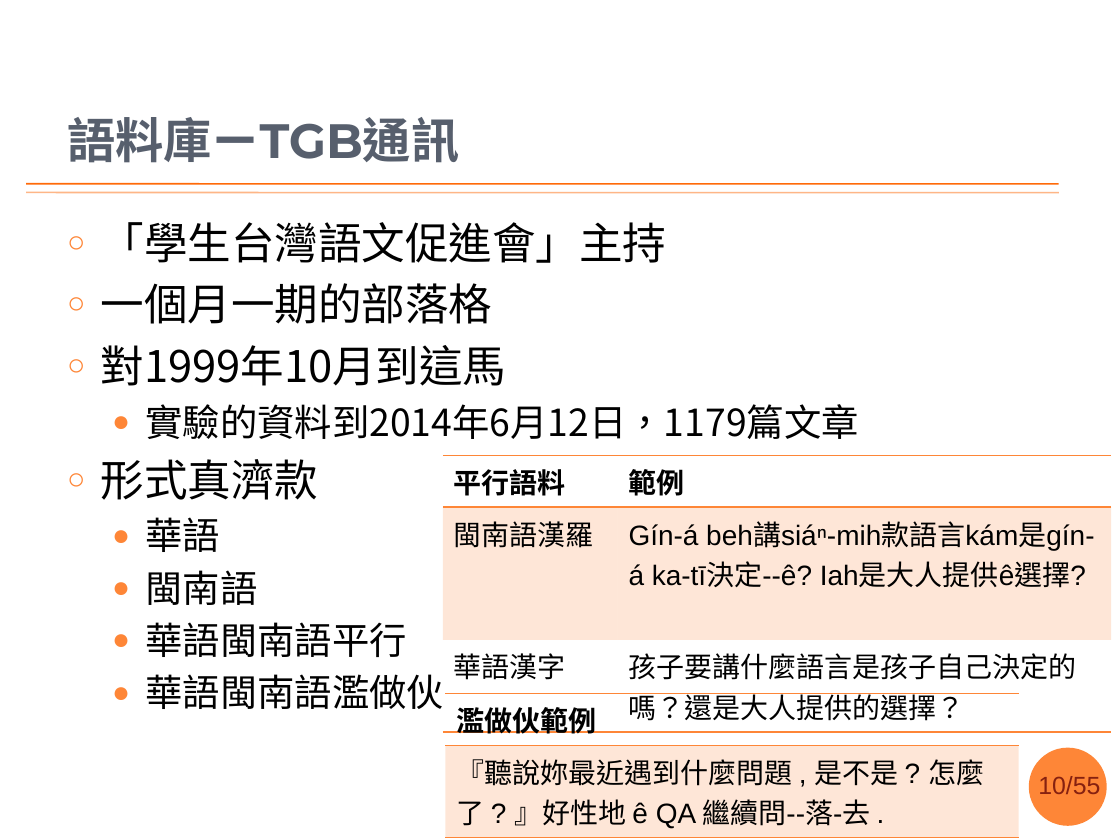
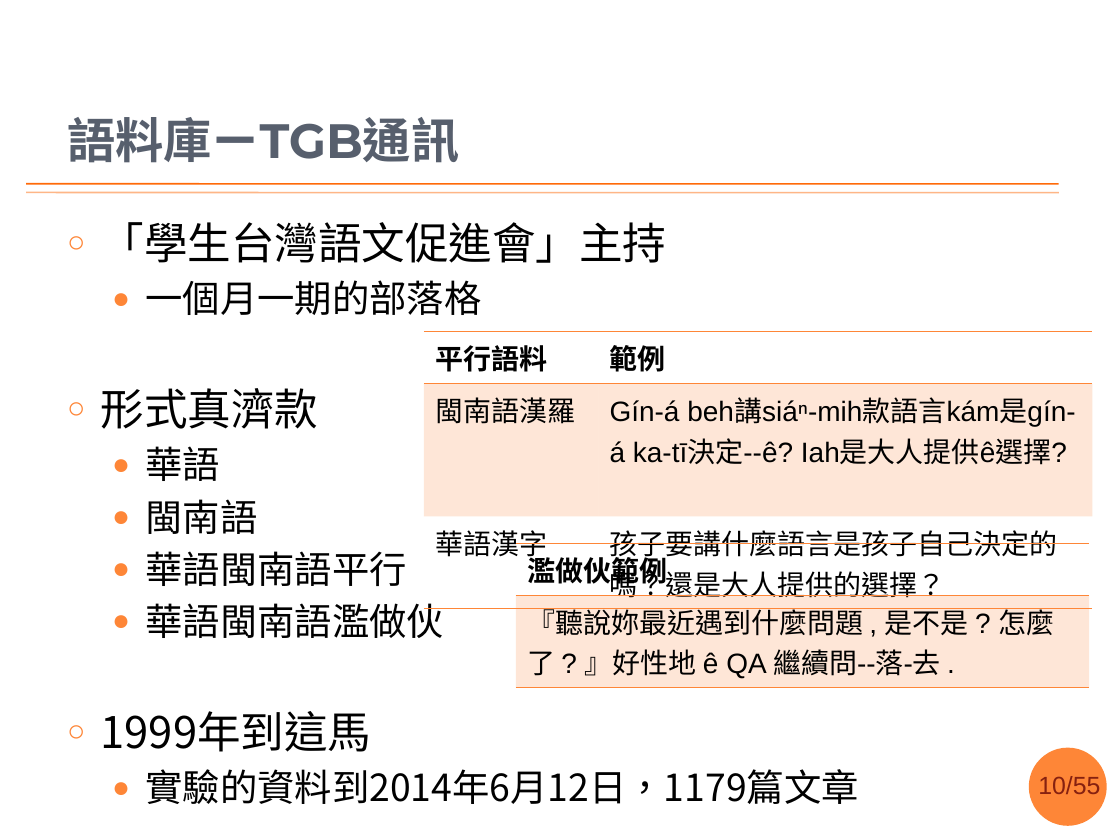
Before and after one commit to sih4sing5hong5/po3-ko3_tau5-iann2-phinn3, a slide deck: slide 10 of 翻譯報告.pptx. Drawn at 1120x840 pixels with LibreOffice and Linux fonts; fonts in the diff are those of the drawing; background and template pictures are left out. Boxes give left, top, right and bottom in pixels: in the first picture for what was removed or moved away, otherwise in the second. Text is boxed around its words. In the diff, an @@ line names an element or a change of style, - is before the commit and + after.

Commit message:
實驗確定加起哩 fix #7 , fix #8 加幾篇較重要的論文 #9 , fix #14 丞宏

```diff
--- a/翻譯報告.pptx
+++ b/翻譯報告.pptx
@@ text at (x1=146, y1=280, x2=482, y2=315): size 28 to 24 pt in "一個月一期的部落格"; bullet ○ to ●; list level 1 to 2 in "一個月一期的部落格" @@
@@ text at (x1=101, y1=345, x2=859, y2=439): paragraphs removed @@
-○ 對1999年10月到這馬
-  ● 實驗的資料到2014年6月12日，1179篇文章
@@ table resized from (x1=442, y1=455, x2=1111, y2=790) to (x1=423, y1=332, x2=1092, y2=640) @@
@@ table moved from (x1=446, y1=693, x2=1019, y2=832) to (x1=516, y1=543, x2=1090, y2=683) @@
@@ text at (x1=101, y1=711, x2=859, y2=804): paragraphs added @@
+○ 1999年到這馬
+  ● 實驗的資料到2014年6月12日，1179篇文章
```
Also in this commit, not shown: 11 other slides changed, 3 slides added, 1 slide removed.
